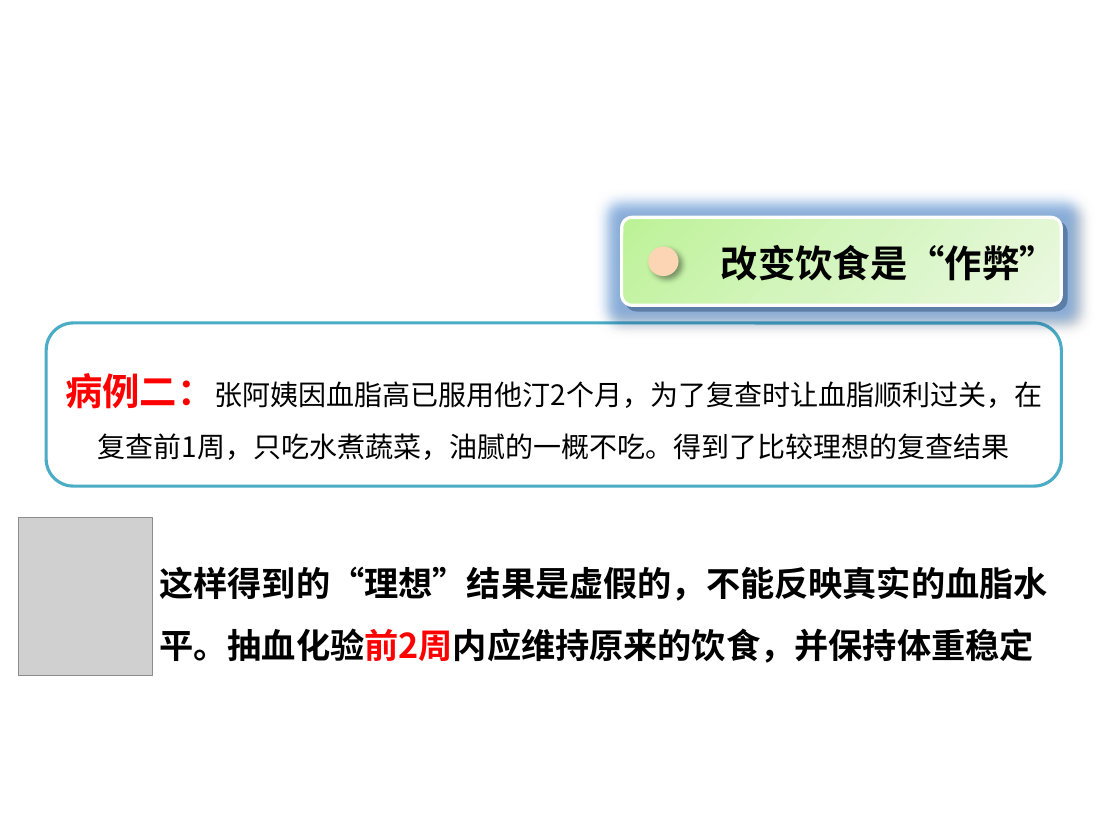
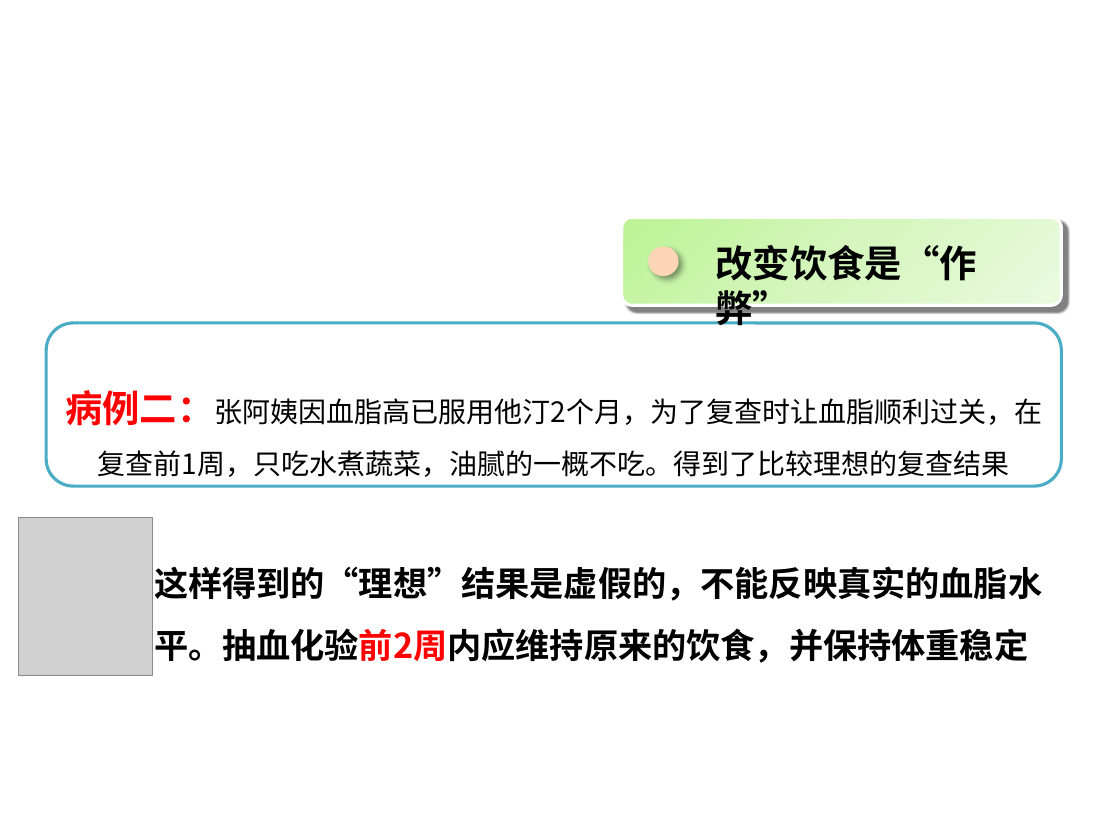
Before and after one commit to 25mi/Public-Share-Resoures, a slide deck: slide 13 of feedback/2.如何看懂血脂化验单.pptx. Drawn at 1120x840 pixels with LibreOffice and Linux fonts; fonts in the diff are those of the drawing; grey boxes stand for pictures; background and template pictures are left out. Boxes give left, top, right and bottom in pixels: in the first picture for what was removed or moved away, otherwise in the second. Text is boxed around its words. In the diff, an @@ line names an element or a change of style, - is before the commit and + after.

```diff
--- a/feedback/2.如何看懂血脂化验单.pptx
+++ b/feedback/2.如何看懂血脂化验单.pptx
@@ title "血脂检查前的注意事项（二）" at (98,398,1043,477): font Arial to Noto Sans CJK SC @@
@@ rounded rectangle at (622,217,1062,306): fill gradient #BEF297 to #D5F6C0 to #EAFAE0 to gradient #BDF395 to #D5F6BE to #EAFADF; shadow changed @@
@@ text "改变饮食是“作弊”" rewrapped from (721,245,1057,281) to (716,245,977,332) @@
@@ rounded rectangle added at (46,323,1061,486), fill #FFFFFF, outline #4BACC6 2 pt @@
@@ text "病例二：张阿姨因血脂高已服用他汀2个月，为了复查时让血脂顺利过关，在复查前1周，只吃水煮蔬菜，油腻的一概不吃。得到了比较 ...": place and size @@
-text "病例二：张阿姨因血脂高已服用他汀2个月，为了复查时让血脂顺利过关，在复查前1周，只吃水煮蔬菜，油腻的一概不吃。得到了比较 ..." at (46,323,1061,486)
+text "病例二：张阿姨因血脂高已服用他汀2个月，为了复查时让血脂顺利过关，在复查前1周，只吃水煮蔬菜，油腻的一概不吃。得到了比较 ..." at (65,390,1043,477)
@@ text "病例二：张阿姨因血脂高已服用他汀2个月，为了复查时让血脂顺利过关，在复查前1周，只吃水煮蔬菜，油腻的一概不吃。得到了比较 ..." at (65,390,1043,477): fill #FFFFFF to none; outline #4BACC6 2 pt to none @@
@@ text "这样得到的“理想”结果是虚假的，不能反映真实的血脂水平。抽血化验前2周内应维持原来的饮食，并保持体重稳定": place and size @@
-text "这样得到的“理想”结果是虚假的，不能反映真实的血脂水平。抽血化验前2周内应维持原来的饮食，并保持体重稳定" at (159,566,1047,663)
+text "这样得到的“理想”结果是虚假的，不能反映真实的血脂水平。抽血化验前2周内应维持原来的饮食，并保持体重稳定" at (154,566,1042,663)
```
Also in this commit, not shown: 20 other slides changed, 10 other files.
